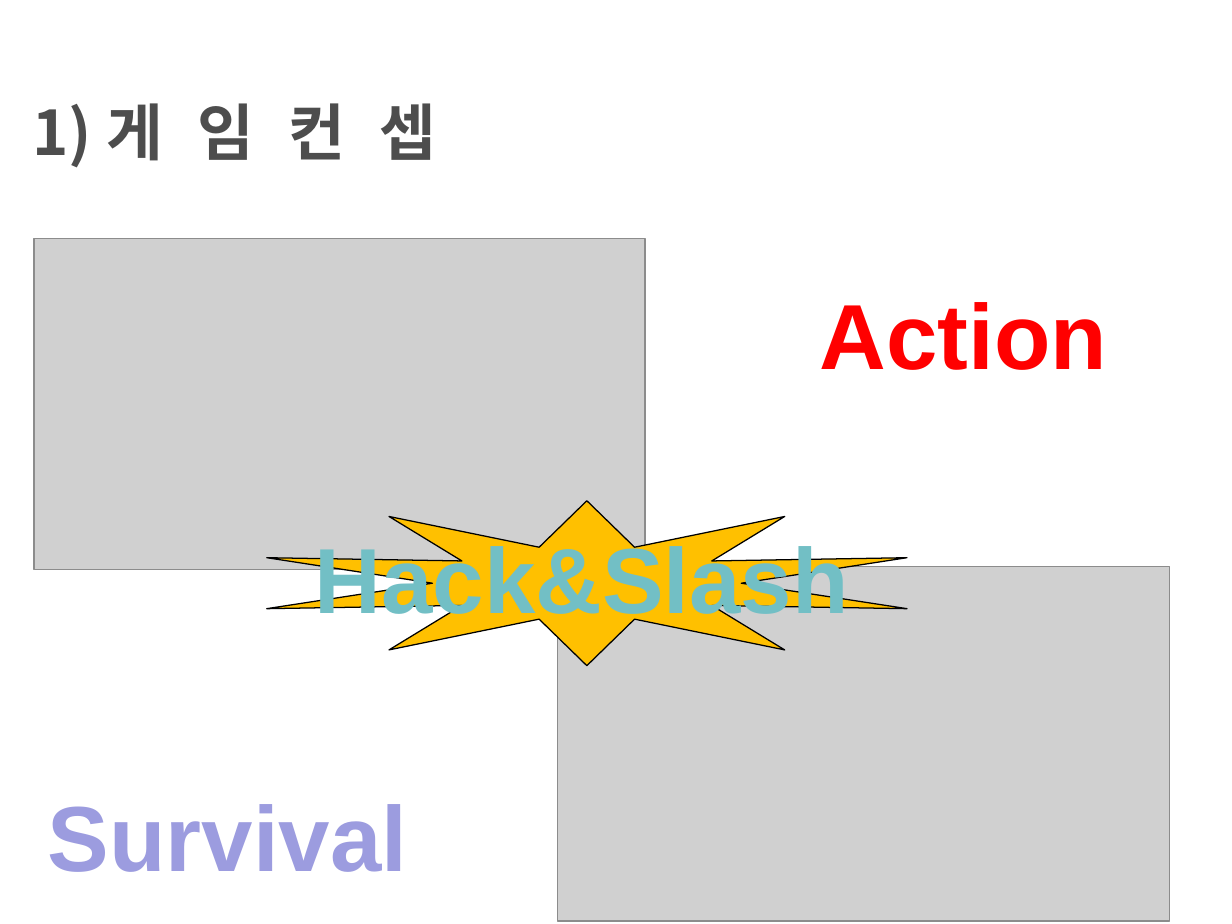
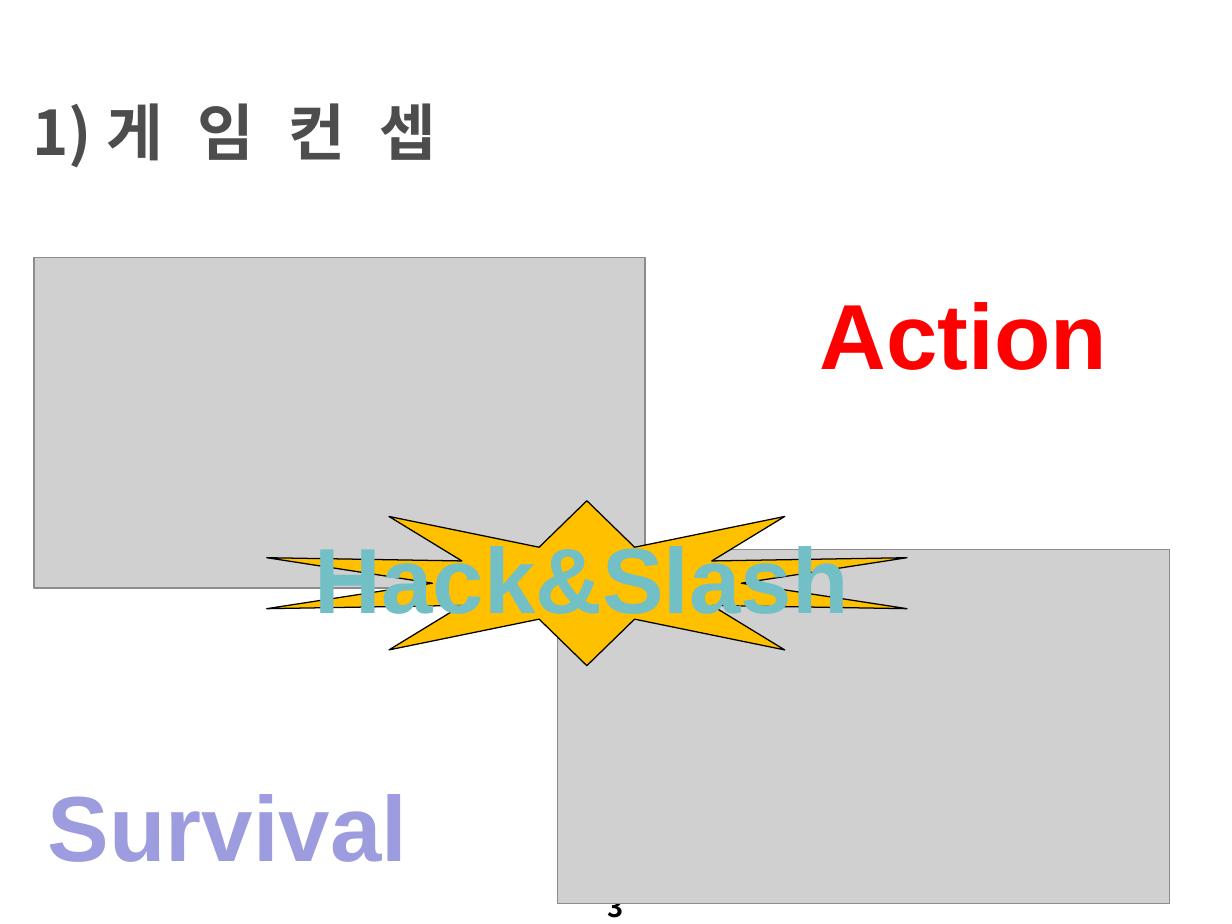
Before and after one commit to jonghyunChae/2016OgreCJHTermProject, a slide deck: slide 3 of PPT/2016 GameEngineProject(1)_채종현.pptx. Drawn at 1232x924 pixels with LibreOffice and Linux fonts; fonts in the diff are those of the drawing; grey boxes stand for pictures; background and template pictures are left out. Boxes give left, top, right and bottom in pixels: in the first picture for what was removed or moved away, otherwise in the second. Text is boxed around its words. In the diff, an @@ line names an element or a change of style, - is before the commit and + after.

```diff
--- a/PPT/2016 GameEngineProject(1)_채종현.pptx
+++ b/PPT/2016 GameEngineProject(1)_채종현.pptx
@@ picture: place and size @@
-picture at bbox=[34, 239, 646, 569]
+picture at bbox=[34, 257, 646, 588]
@@ picture: place and size @@
-picture at bbox=[558, 567, 1170, 922]
+picture at bbox=[558, 549, 1170, 904]
@@ text "Survival": place and size @@
-text "Survival" at bbox=[48, 804, 407, 872]
+text "Survival" at bbox=[48, 794, 407, 862]
```
Also in this commit, not shown: 4 other slides changed.
